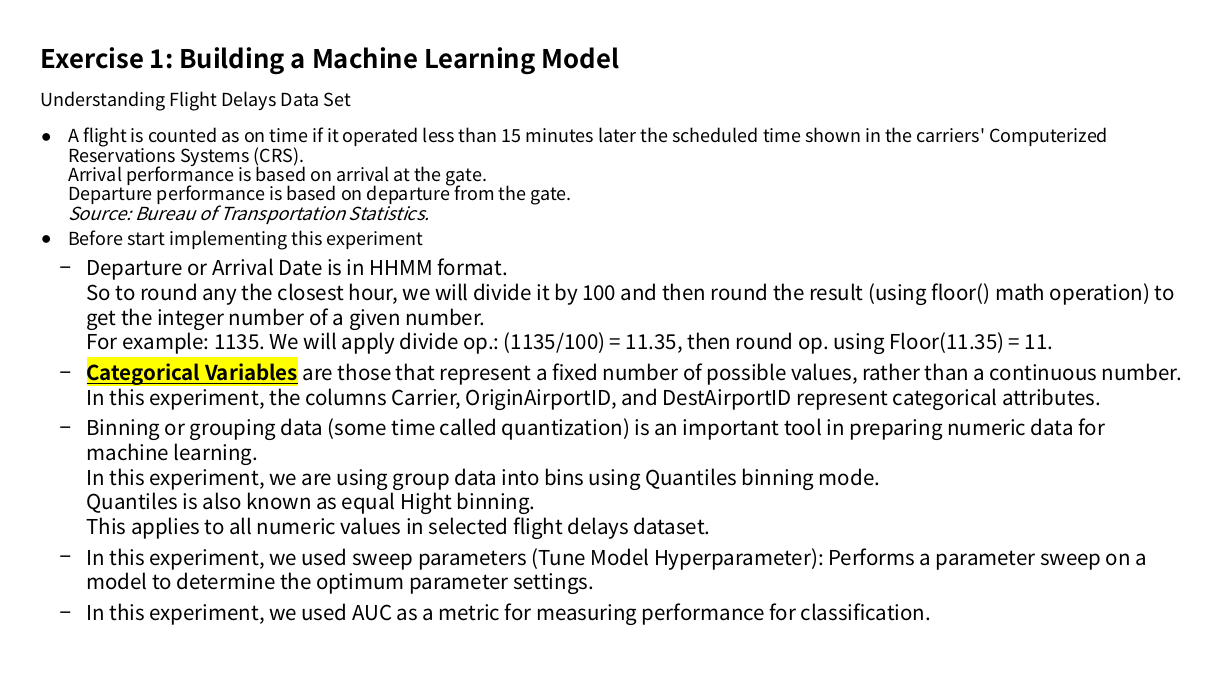
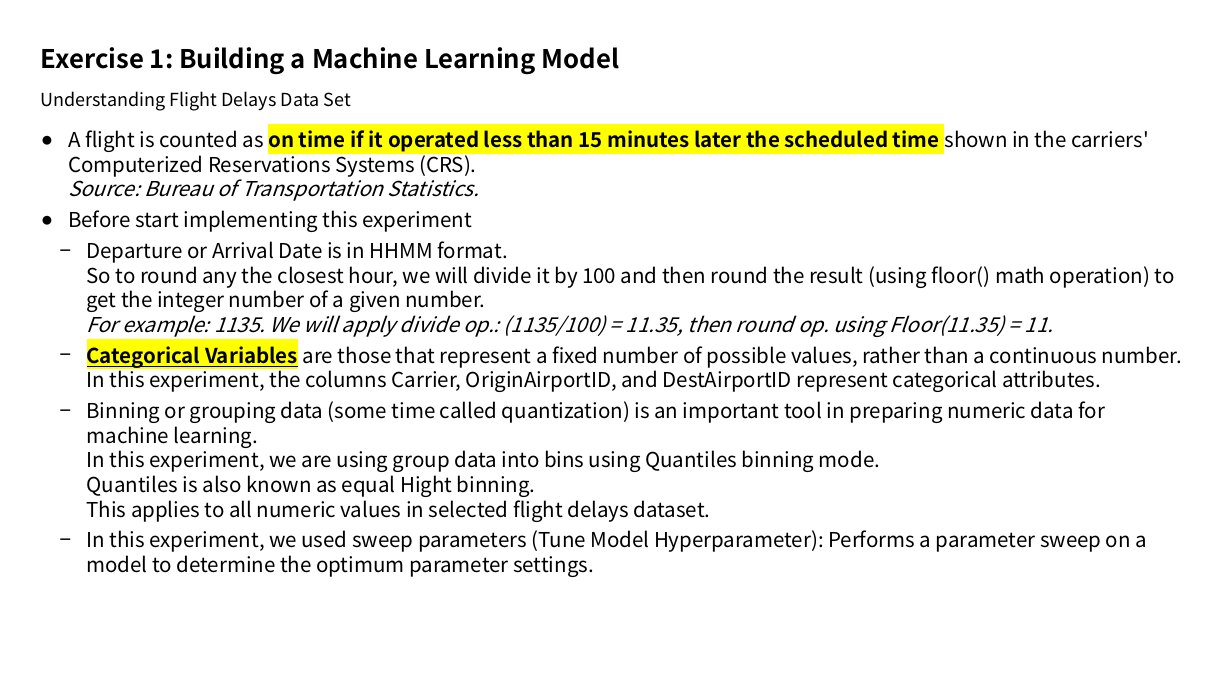
Before and after one commit to xlegend1024/CortanaIntelligenceSuiteWorkshopManual2Hrlong, a slide deck: slide 11 of Download/1. Worksop Scenario Overview.pptx (slide 12 before the commit). Drawn at 1232x693 pixels with LibreOffice and Linux fonts; fonts in the diff are those of the drawing. Boxes give left, top, right and bottom in pixels: in the first picture for what was removed or moved away, otherwise in the second. Text is boxed around its words. In the diff, an @@ line names an element or a change of style, - is before the commit and + after.

```diff
--- a/Download/1. Worksop Scenario Overview.pptx
+++ b/Download/1. Worksop Scenario Overview.pptx
@@ text at [68, 130, 1149, 201]: text changed; size 14 to 16 pt @@
-● A flight is counted as on time if it operated less than 15 minutes later the scheduled time shown in the carriers' Computerized Reservations Systems (CRS).
-  Arrival performance is based on arrival at the gate.
-  Departure performance is based on departure from the gate.
-  Source: Bureau of Transportation Statistics.
+● A flight is counted as on time if it operated less than 15 minutes later the scheduled time shown in the carriers' Computerized Reservations Systems (CRS).
+  Source: Bureau of Transportation Statistics.
@@ text at [68, 210, 1175, 337]: size 14 to 16 pt in "Before start implementing this experiment"; italic on in "For example: 1135. We will apply divide ..."; line spacing 0.9 to 1 @@
@@ text at [87, 603, 931, 625]: paragraph removed @@
-  − In this experiment, we used AUC as a metric for measuring performance for classification.
```
Also in this commit, not shown: 9 other slides changed, 6 slides added, 2 slides removed, 1 other file.
